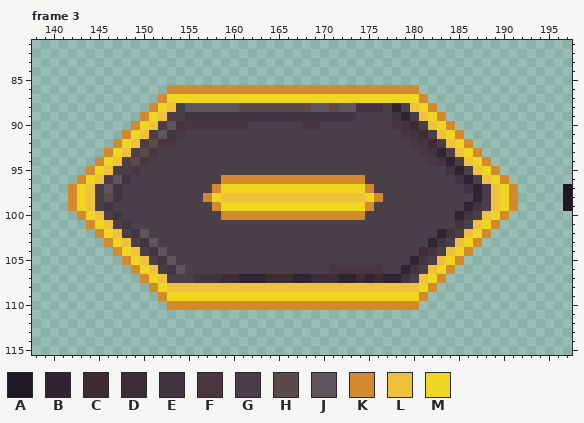
Two versions of one pixel-art file, Assets/Sprites/Tiles/tileMap.aseprite. The picture above is the old version.
1000x1000 pixels, 3 frames. Colours within 5 levels of each other are drawn and written as one. Shown: frame 3: x 138..197, y 81..115. The commit also changed other frames or places, which this record leaves out.
Visible layers, top first: "yesil diken katmani #2", "char", "yesil diken katmani", "mor ısıklar", "Layer 3", "Layer 1".
Palette (. is transparent): A #1f1926  B #312432  C #3e2c31  D #3e2c39  E #433441  F #49363e  G #4a3e48  H #5a4a4a  J #5e545c  K #d28a2c  L #efc13c  M #efd620
Pixels before, frame 3, first column x 142:
 86 ...........KKKKKKKKKKKKKKKKKKKKKKKKKKKK.................
 87 ..........KMMMMMMMMMMMMMMMMMMMMMMMMMMMMK................
 88 .........KMLGJJJJJJHHHHHHHHJJHJJEEEGBGLMK...............
 89 ........KMLGGEEEEEEEEEEEEEEEEEEEGGGGEBGLMK..............
 90 .......KMLGJEFFFFFFFGGGGGGFFGGGGGGGGFECGLMK.............
 91 ......KMLGJEFGGGGGGGGGGGGGGGGGGGGGGGGFECGLMK............
 92 .....KMLGHFFGGGGGGGGGGGGGGGGGGGGGGGGGGFECGLMK...........
 93 ....KMLGHFGGGGGGGGGGGGGGGGGGGGGGGGGGGGGFEBGLMK..........
 94 ...KMLGHFGGGGGGGGGGGGGGGGGGGGGGGGGGGGGGGFEBGLMK.........
 95 ..KMLGGFGGGGGGGGGGGGGGGGGGGGGGGGGGGGGGGGGGEBGLMK........
 96 .KMLGJEGGGGGGGGGGKKKKKKKKKKKKKKKKGGGGGGGGGGEBGLMK.......
 97 KMLGJEGGGGGGGGGGKMMMMMMMMMMMMMMMMKGGGGGGGGGGEBGLMK.....A
 98 KMLGHEGGGGGGGGGKMLLLLLLLLLLLLLLLLMKGGGGGGGGGGBGLMK.....A
 99 KMLGEGGGGGGGGGGGKMMMMMMMMMMMMMMMMKGGGGGGGGGGBEGLMK.....A
100 .KMLGEGGGGGGGGGGGKKKKKKKKKKKKKKKKGGGGGGGGGGBEGLMK.......
101 ..KMLGEGGGGGGGGGGGGGGGGGGGGGGGGGGGGGGGGGGGGEGLMK........
102 ...KMLGEJGGGGGGGGGGGGGGGGGGGGGGGGGGGGGGGGBEGLMK.........
103 ....KMLGEJGGGGGGGGGGGGGGGGGGGGGGGGGGGGGGBEGLMK..........
104 .....KMLGEJGGGGGGGGGGGGGGGGGGGGGGGGGGGGDEGLMK...........
105 ......KMLGEJGGGGGGGGGGGGGGGGGGGGGGGGGGBEGLMK............
106 .......KMLGEJGGGGGGGGGGGGGGGGFFFFFFGGBEGLMK.............
107 ........KMLGGGEEEDDBBBCCCBBDDDBBDBCBBEGLMK..............
108 .........KMLLLLLLLLLLLLLLLLLLLLLLLLLLLLMK...............
109 ..........KMMMMMMMMMMMMMMMMMMMMMMMMMMMMK................
110 ...........KKKKKKKKKKKKKKKKKKKKKKKKKKKK.................
The result:
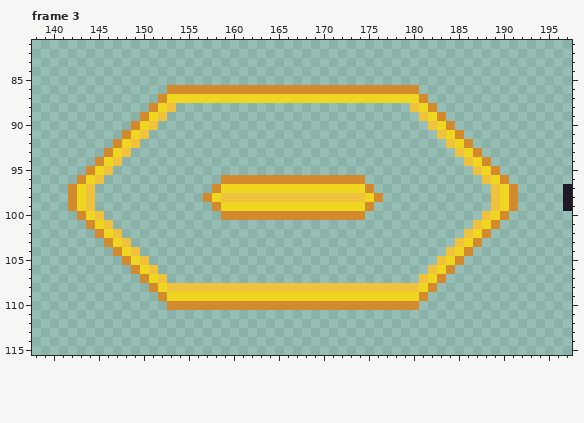
The edit:
Frame 3, layer "Layer 3":
Colour B is gone in row 88 at x 178; in row 89 at x 179; in row 93 at x 183; in row 94 at x 184; in row 95 at x 185; in row 96 at x 186.
Colour B is gone in rows 97 to 98 at x 187; in row 99 at x 186; in row 100 at x 185; in row 102 at x 183; in row 103 at x 182; in row 105 at x 180.
Colour B is gone in row 106 at x 179; in row 107 at x 161 to 163, 167 to 168, 172 to 173, 175 and 177 to 178.
Colour C is gone in row 90 at x 180; in row 91 at x 181; in row 92 at x 182; in row 107 at x 164 to 166 and 176.
Colour D is gone in row 104 at x 181; in row 107 at x 159 to 160, 169 to 171 and 174.
Colour E is gone in row 88 at x 174 to 176; in row 89 at x 155 to 173 and 178; in row 90 at x 154 and 179; in row 91 at x 153 and 180; in row 92 at x 181; in row 93 at x 182.
Colour E is gone in row 94 at x 183; in row 95 at x 184; in row 96 at x 148 and 185; in row 97 at x 147 and 186; in row 98 at x 147; in row 99 at x 146 and 187.
Colour E is gone in row 100 at x 147 and 186; in row 101 at x 148 and 185; in row 102 at x 149 and 184; in row 103 at x 150 and 183; in row 104 at x 151 and 182; in row 105 at x 152 and 181.
Colour E is gone in row 106 at x 153 and 180; in row 107 at x 156 to 158 and 179.
Colour F is gone in row 90 at x 155 to 161, 168 to 169 and 178; in row 91 at x 154 and 179; in row 92 at x 152 to 153 and 180; in row 93 at x 151 and 181; in row 94 at x 150 and 182; in row 95 at x 149.
Colour F is gone in row 106 at x 171 to 176.
Colour G is gone in row 88 at x 154, 177 and 179; in row 89 at x 153 to 154, 174 to 177 and 180; in row 90 at x 152, 162 to 167, 170 to 177 and 181; in row 91 at x 151, 155 to 178 and 182; in row 92 at x 150, 154 to 179 and 183; in row 93 at x 149, 152 to 180 and 184.
Colour G is gone in row 94 at x 148, 151 to 181 and 185; in row 95 at x 147 to 148, 150 to 183 and 186; in row 96 at x 146, 149 to 158, 175 to 184 and 187; in row 97 at x 145, 148 to 157, 176 to 185 and 188; in row 98 at x 145, 148 to 156, 177 to 186 and 188; in row 99 at x 145, 147 to 157, 176 to 185 and 188.
Colour G is gone in row 100 at x 146, 148 to 158, 175 to 184 and 187; in row 101 at x 147, 149 to 184 and 186; in row 102 at x 148, 151 to 182 and 185; in row 103 at x 149, 152 to 181 and 184; in row 104 at x 150, 153 to 180 and 183; in row 105 at x 151, 154 to 179 and 182.
Colour G is gone in row 106 at x 152, 155 to 170, 177 to 178 and 181; in row 107 at x 153 to 155 and 180.
Colour H is gone in row 88 at x 161 to 168 and 171; in row 92 at x 151; in row 93 at x 150; in row 94 at x 149; in row 98 at x 146.
Colour J is gone in row 88 at x 155 to 160, 169 to 170 and 172 to 173; in row 90 at x 153; in row 91 at x 152; in row 96 at x 147; in row 97 at x 146; in row 102 at x 150.
Colour J is gone in row 103 at x 151; in row 104 at x 152; in row 105 at x 153; in row 106 at x 154.
Pixel boxes of the changes (left, top, right, bottom) in both pictures:
erased: (95, 103, 491, 283)
